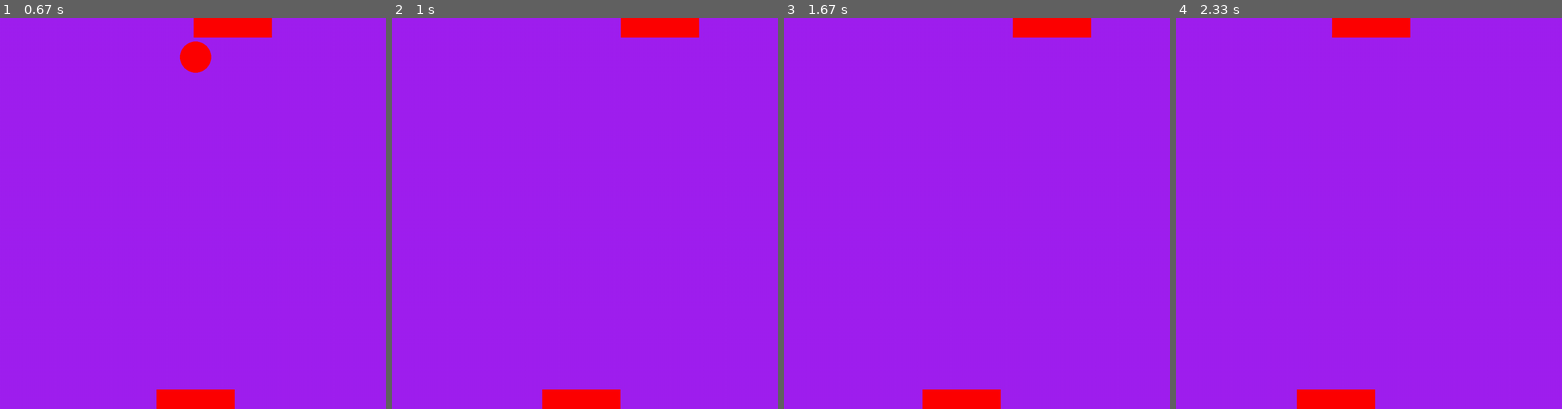
Above: before the commit, frames 1-4 (left to right).
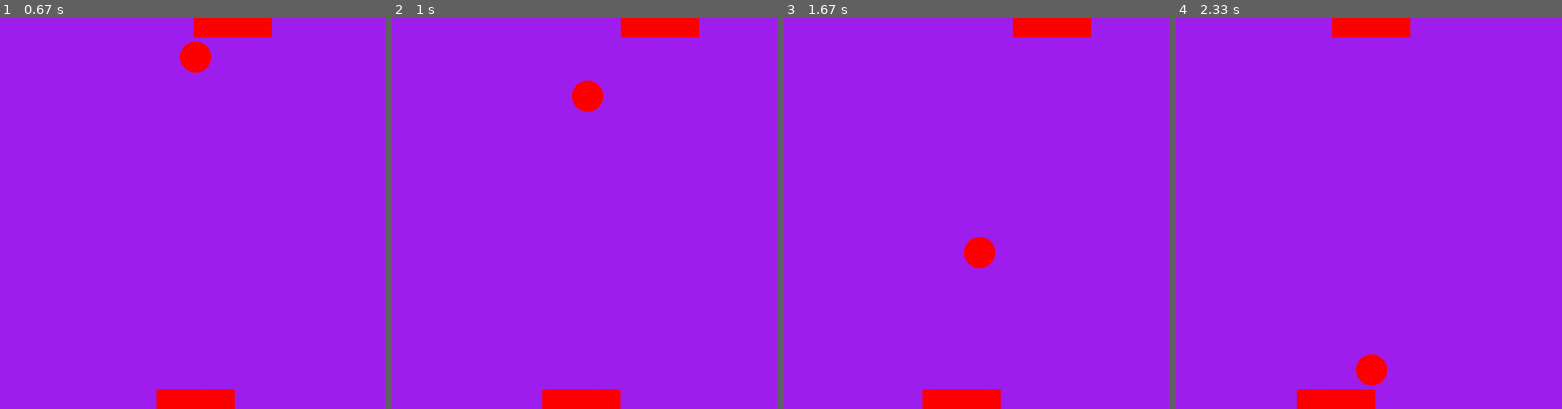
Above: after the commit, the same moments.

Repository: coolant9/computer_program
Game: pygame game, started from pygame/lesson2.py
Same seed, same stepped clock (60 frames per second), same inputs: the game is played once before the commit and once after it.
Inputs:
- Up to frame 1 (0.67 s): hold D from 0.33 s (still down)
- Up to frame 2 (1 s): release D at 0.8 s; hold D from 0.83 s (still down); tap J at 0.9 s
- Up to frame 3 (1.67 s): tap J at 1.2, 1.4 s; release D at 1.3 s; hold A from 1.33 s (still down)
- Up to frame 4 (2.33 s): tap J at 1.7, 1.97, 2.27 s; release A at 1.87 s; hold A 1.9-2.3 s

Frame 1 is identical in both runs. In frame 2, 0.5% of the frame differs, in the area x 46-55%, y 16-24%; in frame 3, 0.5%, in the area x 46-55%, y 56-64%; in frame 4, 0.5%.

Commit message:
added a direction to make it bounce

Diff:
--- a/pygame/lesson2.py
+++ b/pygame/lesson2.py
@@ -8,6 +8,7 @@
 running = True
 dt = 0
 x = 500
+d = -1
 player_pos = pygame.Vector2(screen.get_width() / 2, screen.get_height() / 2)
 rectangle1_left = 400
 rectangle2_left = 400
@@ -20,9 +21,12 @@
 
     # fill the screen with a color to wipe away anything from last frame
     screen.fill("purple")
-    player_pos.y -= 10
-    pygame.draw.circle(screen, "red", player_pos, 40)
-
+    player_pos.y += d*10
+    pygame.draw.circle(screen, "red",player_pos , 40)
+    if player_pos.y == 50:
+        d = 1
+    if player_pos.y == 950:
+        d = -1
     rectangle1 = pygame.Rect(rectangle1_left,0, 200, 50)
     rectangle2 = pygame.Rect(rectangle2_left,950, 200, 50)
     pygame.draw.rect(screen,'red', rectangle1)
